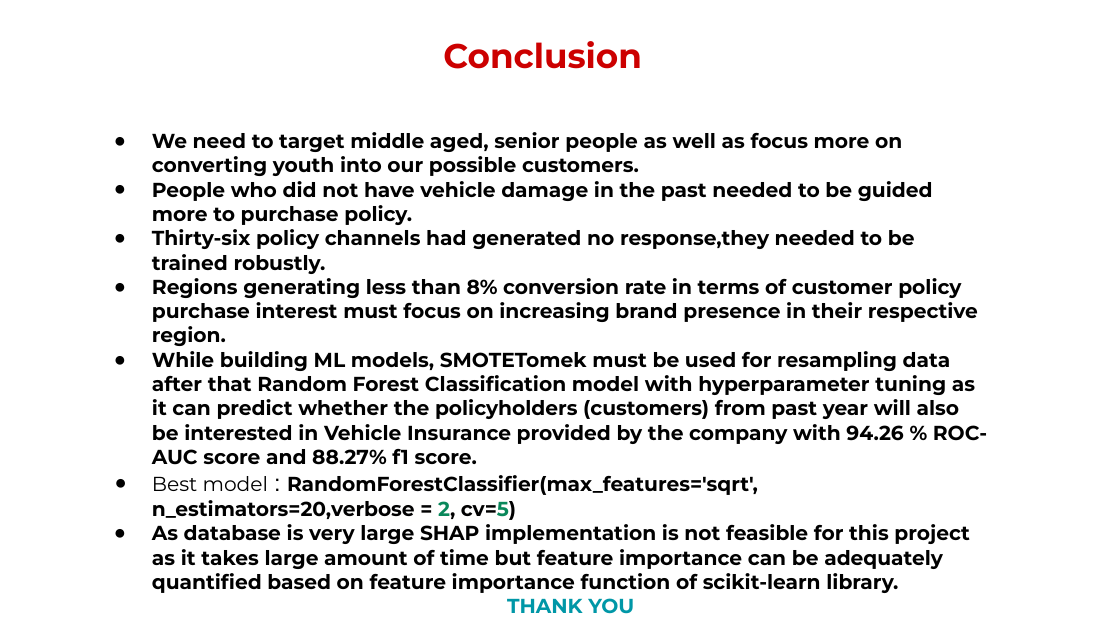
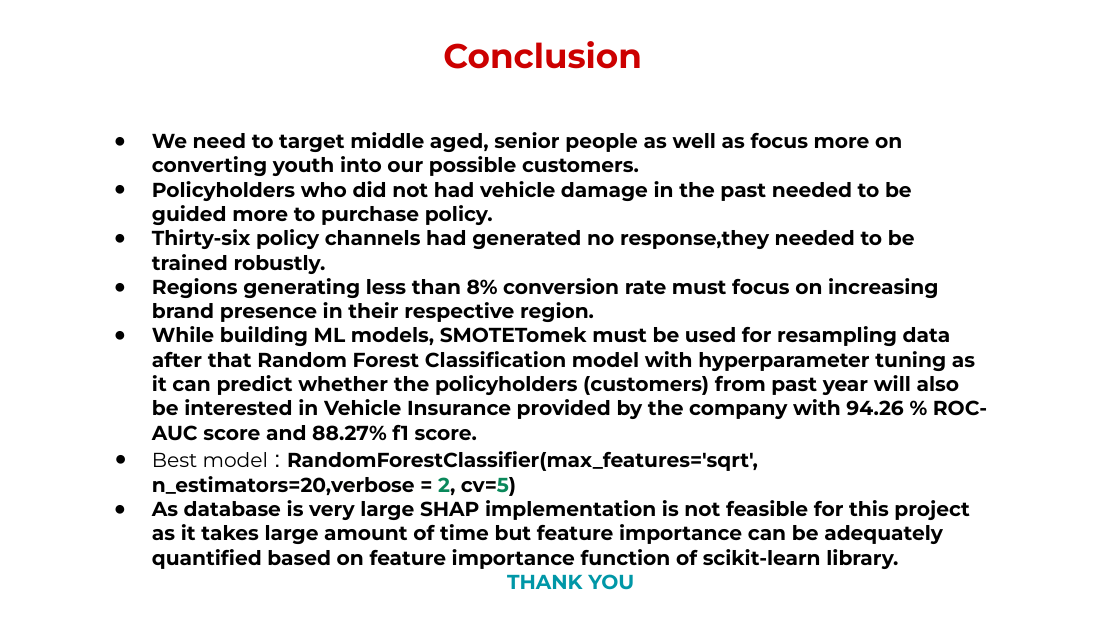
Before and after one commit to chandrakar-shubham/health-insurance-cross-sell-prediction, a slide deck: slide 23 of Project_presentation.pptx. Drawn at 1120x630 pixels with LibreOffice and Linux fonts; fonts in the diff are those of the drawing; background and template pictures are left out. Boxes give left, top, right and bottom in pixels: in the first picture for what was removed or moved away, otherwise in the second. Text is boxed around its words. In the diff, an @@ line names an element or a change of style, - is before the commit and + after.

```diff
--- a/Project_presentation.pptx
+++ b/Project_presentation.pptx
@@ text at box(152, 181, 912, 225): text changed @@
-● People who did not have vehicle damage in the past needed to be guided more to purchase policy.
+● Policyholders who did not had vehicle damage in the past needed to be guided more to purchase policy.
@@ text at box(152, 278, 938, 322): text changed @@
-● Regions generating less than 8% conversion rate in terms of customer policy purchase interest must focus on increasing brand presence in their respective region.
+● Regions generating less than 8% conversion rate must focus on increasing brand presence in their respective region.
```
Also in this commit, not shown: 6 other slides changed.
